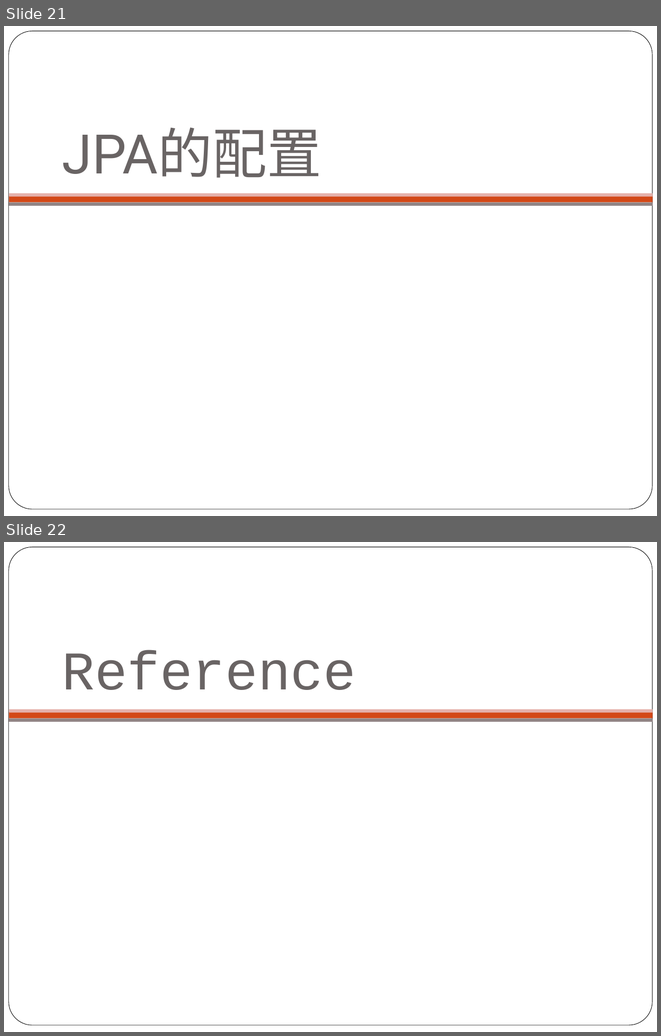
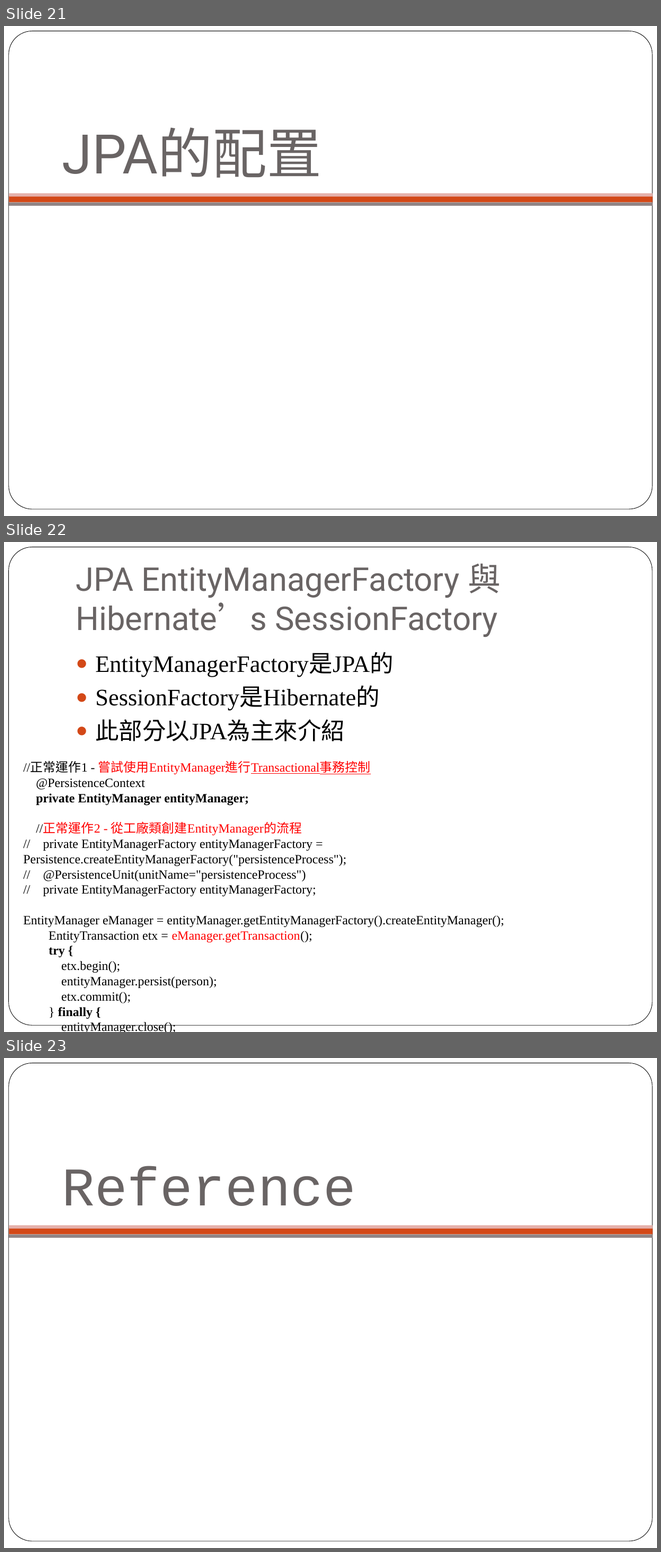
Before and after one commit to lontn/spring-jpa, a slide deck: doc/Spring JPA配置.pptx. Shown one above the other, each under a label of ours: slides 21 and 22 before the commit, slides 21, 22 and 23 after it. The pictures are 661x1036 and 661x1552 pixels, drawn with LibreOffice and Linux fonts; fonts in the diff are those of the drawing; background and template pictures are left out. Boxes give left, top, right and bottom in pixels: in the first picture for what was removed or moved away, otherwise in the second. Text is boxed around its words. In the diff, an @@ line names an element or a change of style, - is before the commit and + after.

```diff
--- a/doc/Spring JPA配置.pptx
+++ b/doc/Spring JPA配置.pptx
@@ slide 22 added at (4, 542, 657, 1032), background #FFFFFF; not listed: 1 template element that a slide beside it also shows @@
@@ title added at (76, 563, 501, 637), 36 pt, text #696464 @@
+JPA EntityManagerFactory 與Hibernate’s SessionFactory
@@ text added at (95, 653, 394, 741), 26 pt, text #000000 @@
+● EntityManagerFactory是JPA的
+● SessionFactory是Hibernate的
+● 此部分以JPA為主來介紹
@@ text added at (23, 761, 504, 1032), 14 pt, text #000000 @@
+//正常運作1 - 嘗試使用EntityManager進行Transactional事務控制
+@PersistenceContext
+private EntityManager entityManager;
+//正常運作2 - 從工廠類創建EntityManager的流程
+// private EntityManagerFactory entityManagerFactory = Persistence.createEntityManagerFactory("persistenceProcess");
+// @PersistenceUnit(unitName="persistenceProcess")
+// private EntityManagerFactory entityManagerFactory;
+EntityManager eManager = entityManager.getEntityManagerFactory().createEntityManager();
+EntityTransaction etx = eManager.getTransaction();
+try {
+etx.begin();
+entityManager.persist(person);
+etx.commit();
+} finally {
+entityManager.close();
+}
@@ what was slide 22 is now slide 23 @@
```
Also in this commit, not shown: 2 slides changed.
